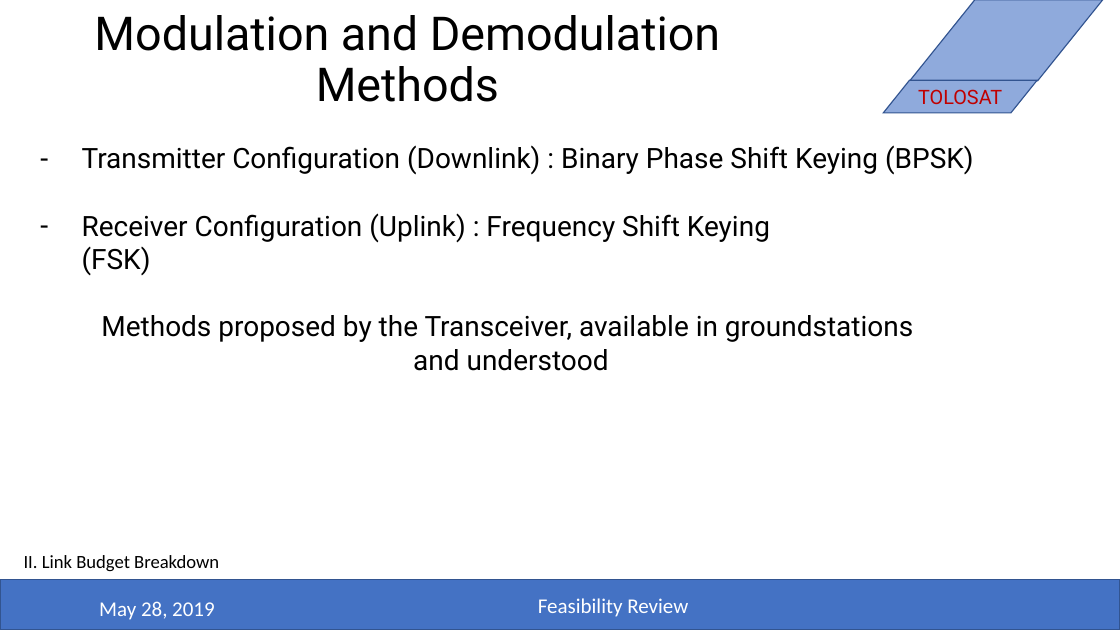
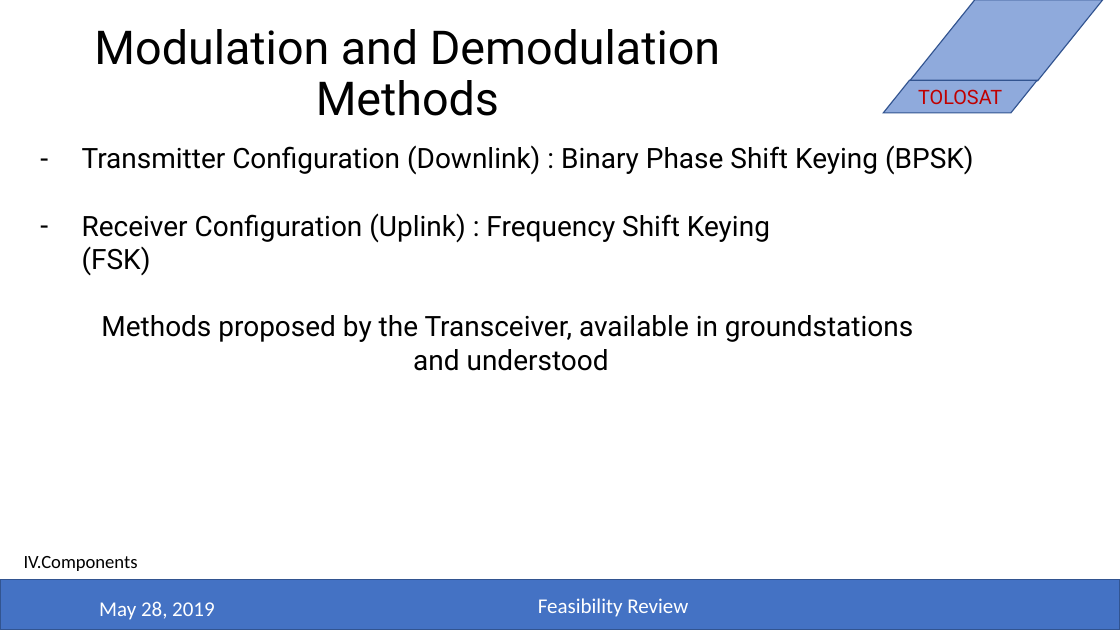
Before and after one commit to belmant/tolosat_systems_engineering, a slide deck: slide 7 of Files/Comms.pptx (slide 8 before the commit). Drawn at 1120x630 pixels with LibreOffice and Linux fonts; fonts in the diff are those of the drawing; background and template pictures are left out. Boxes give left, top, right and bottom in pixels: in the first picture for what was removed or moved away, otherwise in the second. Text is boxed around its words. In the diff, an @@ line names an element or a change of style, - is before the commit and + after.

```diff
--- a/Files/Comms.pptx
+++ b/Files/Comms.pptx
@@ title "Modulation and Demodulation Methods": place and size @@
-title "Modulation and Demodulation Methods" at bbox=[94, 15, 720, 102]
+title "Modulation and Demodulation Methods" at bbox=[94, 29, 720, 116]
@@ text at bbox=[24, 556, 138, 571]: text changed @@
-II. Link Budget Breakdown
+IV.Components
```
Also in this commit, not shown: 6 other slides changed, 1 slide added, 1 slide removed, 2 other files.
